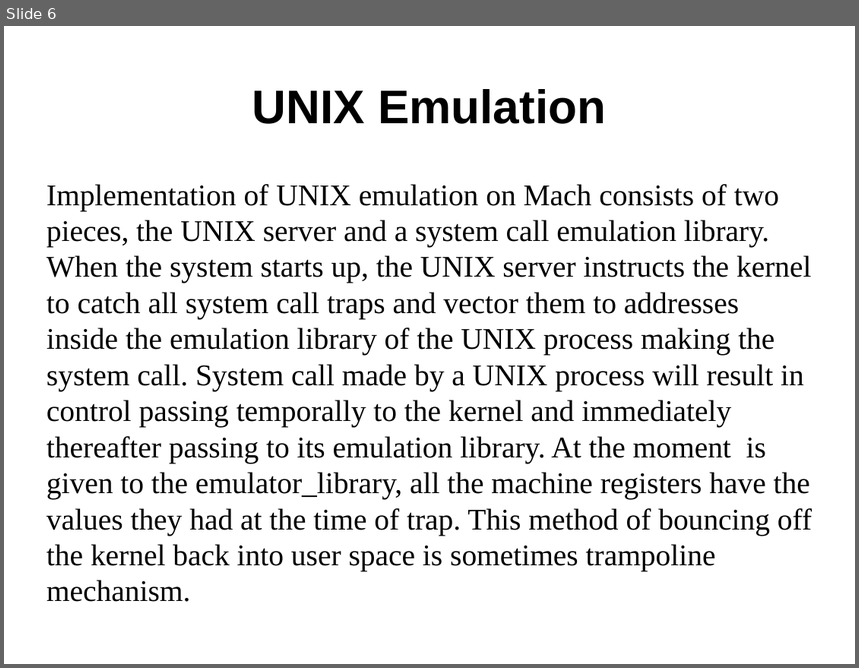
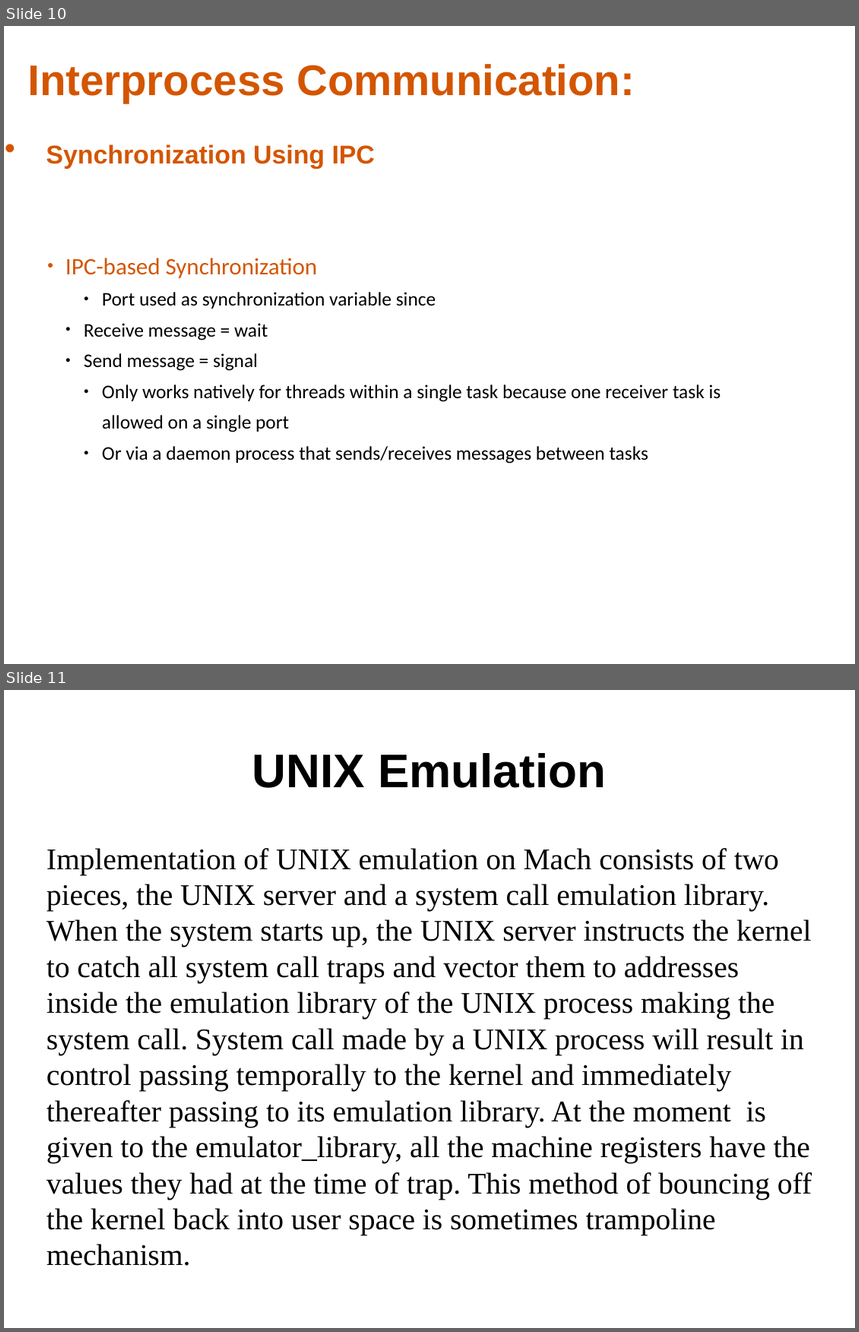
Before and after one commit to sunil11101/MACH-PPT, a slide deck: MACH_and_UNIX_emulation_in_MACH.pptx. Shown one above the other, each under a label of ours: slide 6 before the commit, slides 10 and 11 after it. The pictures are 859x668 and 859x1332 pixels, drawn with LibreOffice and Linux fonts; fonts in the diff are those of the drawing. Boxes give left, top, right and bottom in pixels: in the first picture for what was removed or moved away, otherwise in the second. Text is boxed around its words. In the diff, an @@ line names an element or a change of style, - is before the commit and + after.

Commit message:
interprocess PPT added

```diff
--- a/MACH_and_UNIX_emulation_in_MACH.pptx
+++ b/MACH_and_UNIX_emulation_in_MACH.pptx
@@ slide 10 added at [4, 26, 855, 664], background #FFFFFF @@
@@ text added at [28, 64, 635, 169], 40 pt, text #D45500, bold @@
+● Interprocess Communication:
+  Synchronization Using IPC
@@ text added at [66, 258, 721, 464], 18 pt, text #000000 @@
+    ● IPC-based Synchronization
+        ● Port used as synchronization variable since
+      ● Receive message = wait
+      ● Send message = signal
+        ● Only works natively for threads within a single task because one receiver task is allowed on a single port
+        ● Or via a daemon process that sends/receives messages between tasks
@@ what was slide 6 is now slide 11 @@
```
Also in this commit, not shown: 3 slides changed, 4 other slides added.
